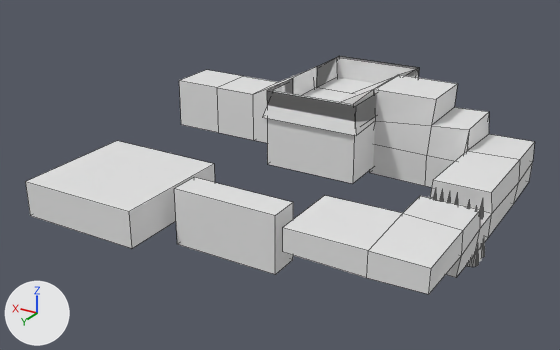
The Blender file school.blend as it was, and as the next commit left it.
Camera for both pictures: a camera (50 mm lens) standing at (-10.14, 17.2, 11.4) and looking at (3.13, -4.91, 0.34). The axes (+X, +Y, +Z) are drawn at lower left. The lights are the same throughout. Both versions are drawn at frame 100 of the action 'Cube.001Action'; the numbers are the values there. Mesh edges are drawn as thin lines.
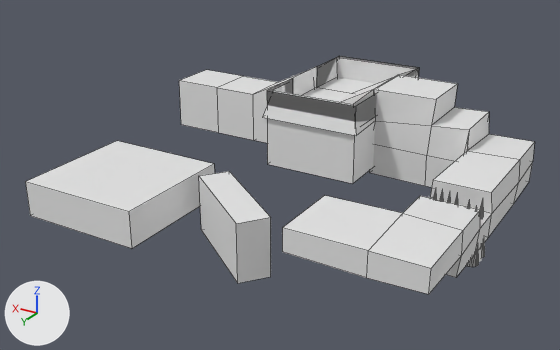
Pixel boxes [x1, y1, x2, y2] of what changed, in the pictures (560 x 350 px):
'Cube.001', turned
    before: [174, 177, 293, 275]
    after: [199, 171, 271, 283]

The change in detail:
Object 'Cube.001' (ob_cube_001) turns from (0, 0, 360) to (0, 0, 143) degrees about x, y and z.
